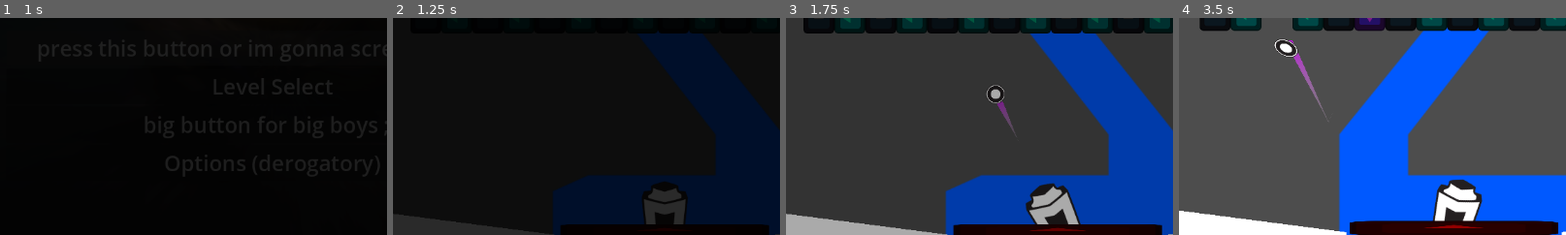
Above: before the commit, frames 1-4 (left to right).
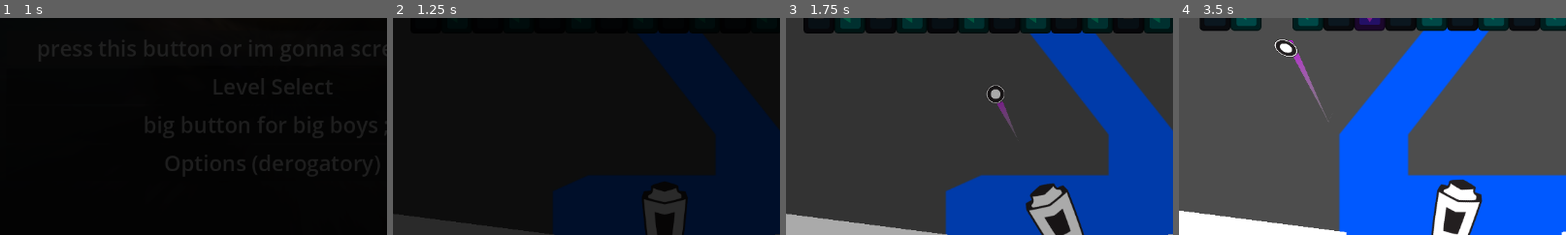
Above: after the commit, the same moments.

Repository: BmBucceri/breakout
Game: Godot game, scene res://Scenes/MainMenu.tscn
Two runs of this game, one before a commit and one after it. Both use one fixed random seed, a clock stepped at 60 frames per second and the inputs below. The engine's default icon, where the game draws it, is replaced by a stand-in: a white triangle on a blue panel in a dark square.
Inputs (mouse positions are % of the whole screen's width and height, from its top left):
- Up to frame 1 (1 s): click "press this button or im gonna…" at 0.5 s
- Up to frame 2 (1.25 s): no input
- Up to frame 3 (1.75 s): move the mouse to (26, 9) at 1.27 s; press the mouse at (26, 9) at 1.28 s
- Up to frame 4 (3.5 s): move the mouse to (13, 16) at 2.02 s; release the mouse at (13, 16) at 2.03 s; right-click (13, 16) at 2.1 s; move the mouse to (60, 28) at 2.77 s; press the mouse at (60, 28) at 2.78 s
The pictures show only the part of the screen within x 15-65%, y 50-100%; the shares and areas given below are measured in that part.

Frame 1 is identical in both runs. In frame 2, 2.4% of the frame differs, in the area x 43-98%, y 95-100%; in frame 3, 2.5%; in frame 4, 3.5%, in the area x 44-98%, y 93-100%.

Commit message:
Something???

Diff:
--- a/Boards/Levels/Board Base_MASTERBOARD.tscn
+++ b/Boards/Levels/Board Base_MASTERBOARD.tscn
@@ -15,6 +15,7 @@
 [ext_resource type="Script" uid="uid://bh12bel430pjr" path="res://killbox.gd" id="11_hx4y6"]
 [ext_resource type="Script" uid="uid://dqlermoajjfjp" path="res://Boards/Levels/gutters.gd" id="12_3pq72"]
 [ext_resource type="Script" uid="uid://uwsl4p8sccco" path="res://Boards/camera_2d.gd" id="12_hlflf"]
+[ext_resource type="PackedScene" uid="uid://bpl83p74gdrxu" path="res://Scenes/game_over_screen.tscn" id="16_jseu4"]
 
 [sub_resource type="SpriteFrames" id="SpriteFrames_uinc6"]
 resource_name = "CountdownBounceUI"
@@ -152,6 +153,7 @@
 collision_layer = 6
 collision_mask = 0
 script = ExtResource("12_3pq72")
+has_gutter_block = true
 gutter_spawn_marker = NodePath("GutterSpawnMarker")
 metadata/_custom_type_script = "uid://dqlermoajjfjp"
 
@@ -202,3 +204,5 @@
 [node name="Camera2D" type="Camera2D" parent="." unique_id=1810002274]
 position = Vector2(578, 323)
 script = ExtResource("12_hlflf")
+
+[node name="GameOverRoot" parent="." unique_id=1760825076 instance=ExtResource("16_jseu4")]
--- a/Boards/Levels/gutters.gd
+++ b/Boards/Levels/gutters.gd
@@ -1,13 +1,14 @@
 extends StaticBody2D
 class_name Gutters
 
-var has_gutter_block: bool = false
+@export var has_gutter_block: bool = false
 
 const BLOCK_GUTTER = preload("uid://m7ejcqlv54cj")
 @export var gutter_spawn_marker: Marker2D
 
 func _ready() -> void:
 	spawn_block_gutter()
+
 
 func spawn_block_gutter():
 	if has_gutter_block:
--- a/Boards/game_over.gd
+++ b/Boards/game_over.gd
@@ -1,8 +1,8 @@
 extends Node
 class_name GameOverState
 
-@export var game_over_win: CanvasLayer
-@export var game_over_lose: CanvasLayer
+@export var game_over_win: Control
+@export var game_over_lose: Control
 @export var visible: bool = false
 
 func _ready() -> void:
--- a/Scenes/game_over_screen.tscn
+++ b/Scenes/game_over_screen.tscn
@@ -3,15 +3,18 @@
 [ext_resource type="Script" uid="uid://dan4m14new860" path="res://Boards/game_over.gd" id="1_jb6in"]
 [ext_resource type="Script" uid="uid://coxsat4udgwk2" path="res://Scenes/transition_button.gd" id="2_y8man"]
 
-[node name="GameOverRoot" type="Node" unique_id=1760825076 node_paths=PackedStringArray("game_over_win", "game_over_lose")]
+[node name="GameOverRoot" type="CanvasLayer" unique_id=1925449658 node_paths=PackedStringArray("game_over_win", "game_over_lose")]
 script = ExtResource("1_jb6in")
 game_over_win = NodePath("Game Over Win")
 game_over_lose = NodePath("Game Over Lose")
 
-[node name="Game Over Win" type="CanvasLayer" parent="." unique_id=514898533]
+[node name="Game Over Win" type="Control" parent="." unique_id=2017297727]
+layout_mode = 3
+anchors_preset = 0
 
 [node name="Panel" type="Panel" parent="Game Over Win" unique_id=321717128]
 modulate = Color(1, 1, 0.23529412, 1)
+layout_mode = 0
 offset_left = -5.0
 offset_top = -4.0
 offset_right = 1155.0
@@ -36,6 +39,7 @@
 horizontal_alignment = 1
 
 [node name="VBoxContainer" type="VBoxContainer" parent="Game Over Win" unique_id=1606375817]
+layout_mode = 0
 offset_left = 438.0
 offset_top = 437.0
 offset_right = 701.0
@@ -60,10 +64,13 @@
 script = ExtResource("2_y8man")
 path = "uid://crap7x0n62h7p"
 
-[node name="Game Over Lose" type="CanvasLayer" parent="." unique_id=1849021156]
+[node name="Game Over Lose" type="Control" parent="." unique_id=861476940]
+layout_mode = 3
+anchors_preset = 0
 
 [node name="Panel" type="Panel" parent="Game Over Lose" unique_id=1101164102]
 modulate = Color(1, 1, 0.23529412, 1)
+layout_mode = 0
 offset_left = -5.0
 offset_top = -4.0
 offset_right = 1155.0
@@ -89,6 +96,7 @@
 horizontal_alignment = 1
 
 [node name="VBoxContainer" type="VBoxContainer" parent="Game Over Lose" unique_id=547020982]
+layout_mode = 0
 offset_left = 438.0
 offset_top = 437.0
 offset_right = 701.0
